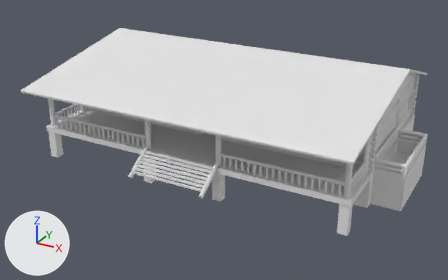
What one commit did to the FBX model BlenderAssets/Shed/Chalet.fbx.
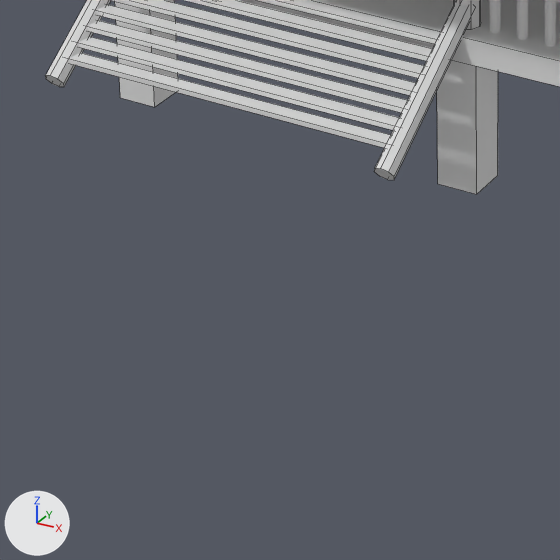
The first picture shows the older version from a 50 mm lens placed at (52.4, -104.6, 46.1), pointed at (3.5, -15.7, 1.6). The close-ups show both versions on the part from 26% to 53% of the width and 57% to 100% of the height of that picture; other places that the commit changed are outside them. The axes (+X, +Y, +Z) are drawn at lower left. The lights are the same throughout. The close-ups show mesh edges as thin lines.

In view in the first close-up: 'Step', 'Step.001', 'Step.002', 'Step.003', 'Step.004', 'Step.005', 'Step.006', 'StepSupport.001', 'StepSupport.002', 'Terrace', 'TerraceSupport.002', 'TerraceSupport.003'.
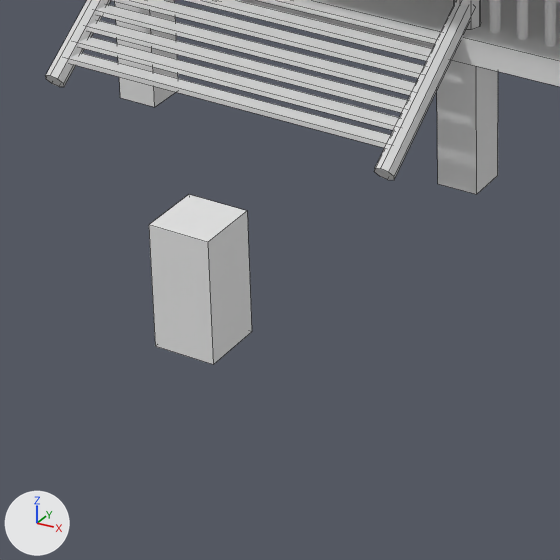
Diff of the bpy script that builds the scene:
```diff
--- a/BlenderAssets/Shed/Chalet.fbx.py
+++ b/BlenderAssets/Shed/Chalet.fbx.py
@@ mat_material @@
+mat_material = principled_material('Material')
+mat_material.base_color = (0.8, 0.8, 0.8)  # white #e7e7e7
@@ me_cube @@
+me_cube.from_pydata(...)  # a box spanning x -1.0..1.0, y -1.0..1.0, z -2.0..2.0
+me_cube.materials.append(mat_material)  # white #e7e7e7
@@ ob_player @@
+ob_player = bpy.data.objects.new('Player', me_cube)
+ob_player.location = (10.44, -45.69, 2.96)
```

Location of each change, [x1, y1, x2, y2] in pixels of the close-ups (560 x 560 px):
'Player', added
    after: [149, 194, 252, 364]
